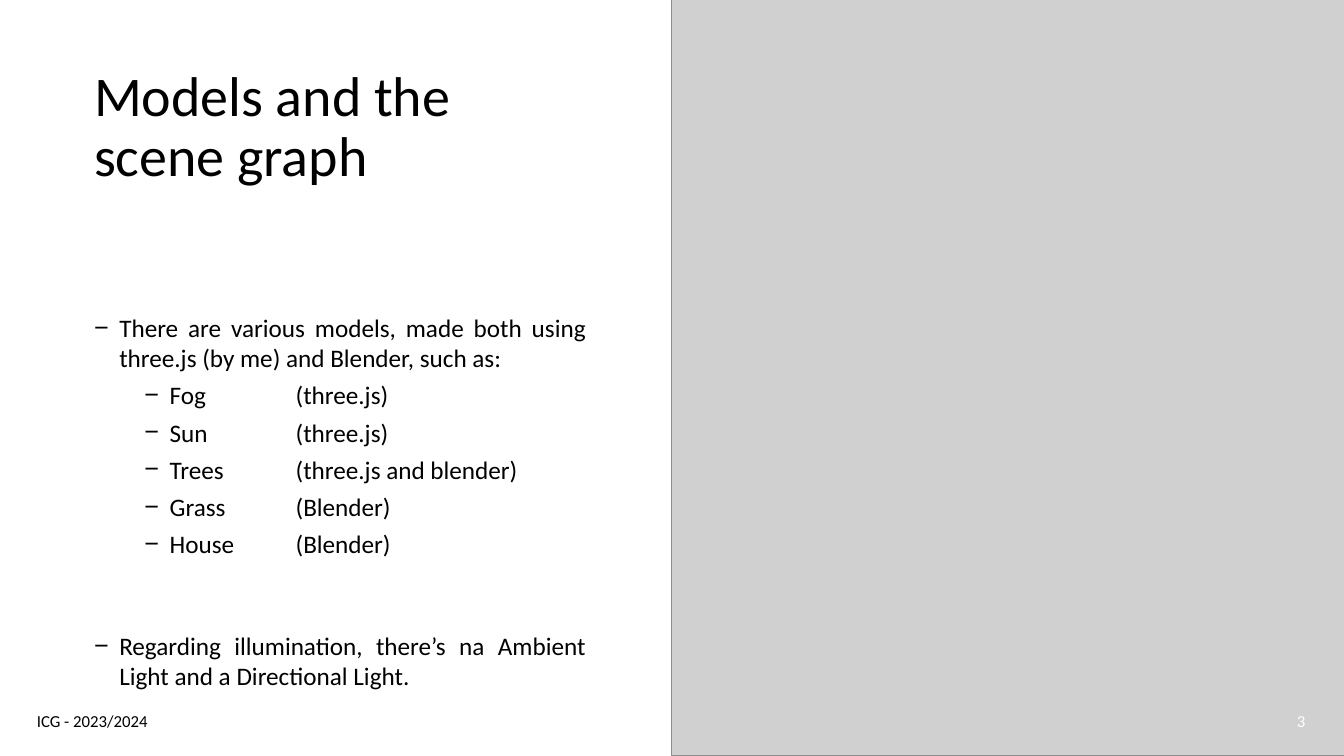
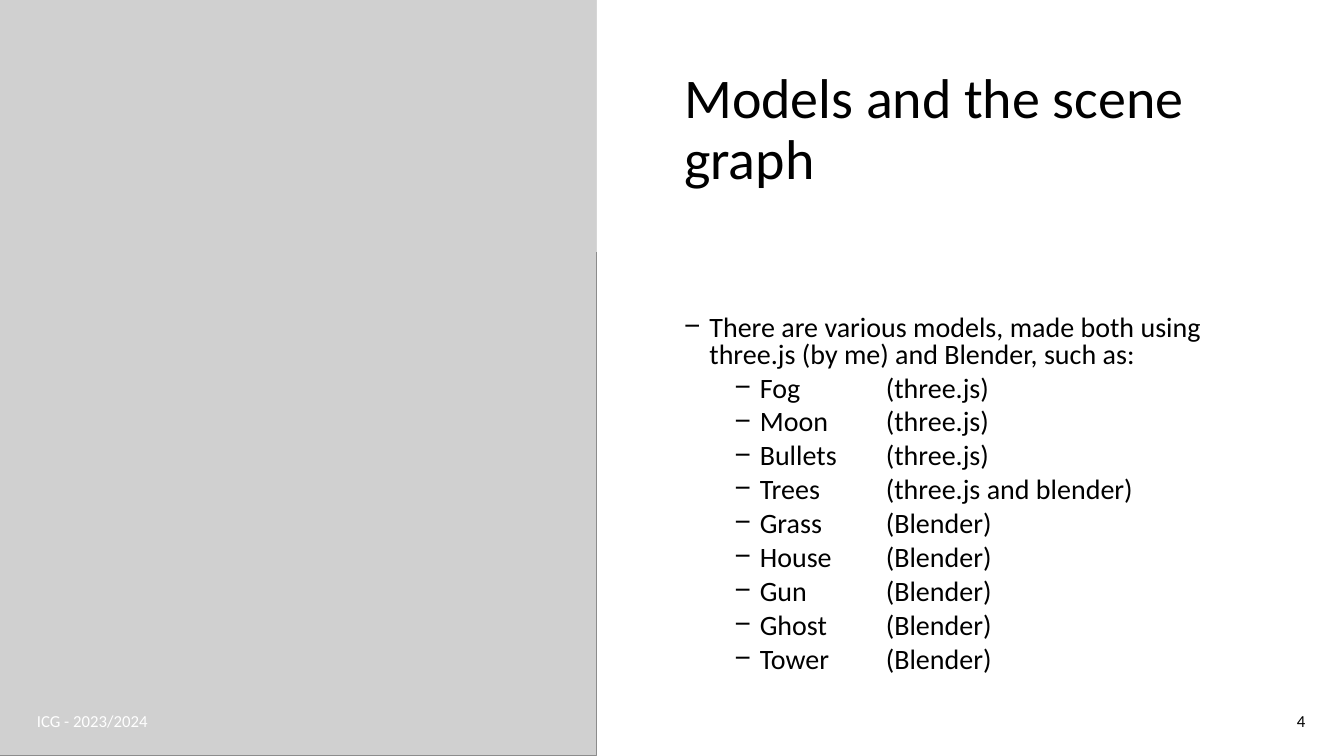
Before and after one commit to joaogasparp/joaogasparp.github.io, a slide deck: slide 4 of docs/icg_final.pptx (slide 3 before the commit). Drawn at 1344x756 pixels with LibreOffice and Linux fonts; fonts in the diff are those of the drawing; grey boxes stand for pictures. Boxes give left, top, right and bottom in pixels: in the first picture for what was removed or moved away, otherwise in the second. Text is boxed around its words. In the diff, an @@ line names an element or a change of style, - is before the commit and + after.

```diff
--- a/docs/icg_final.pptx
+++ b/docs/icg_final.pptx
@@ picture resized from (x1=673, y1=0, x2=1344, y2=756) to (x1=0, y1=0, x2=597, y2=756) @@
@@ rectangle resized from (x1=0, y1=0, x2=940, y2=252) to (x1=597, y1=0, x2=1344, y2=252) @@
@@ rectangle at (x1=597, y1=0, x2=1344, y2=252): shadow changed @@
@@ title "Models and the scene graph" rewrapped from (x1=94, y1=77, x2=450, y2=186) to (x1=684, y1=79, x2=1183, y2=189) @@
@@ text "There are various models, made ..." moved from (x1=119, y1=319, x2=586, y2=690) to (x1=709, y1=317, x2=1201, y2=673) @@
@@ text at (x1=709, y1=317, x2=1201, y2=571): size 18 to 20 pt in "There are various models, made both using ...", "Fog (three.js)", "Trees (three.js and blender)", "Grass (Blender)" and 1 more places; alignment justified to left; line spacing 1 to 0.8 @@
@@ text at (x1=760, y1=410, x2=989, y2=470): text changed; size 18 to 20 pt @@
-  − Sun (three.js)
+  − Moon (three.js)
+  − Bullets (three.js)
@@ text at (x1=760, y1=580, x2=992, y2=673): text changed; size 18 to 20 pt @@
-− Regarding illumination, there’s na Ambient Light and a Directional Light.
+  − Gun (Blender)
+  − Ghost (Blender)
+  − Tower (Blender)
@@ text "ICG - 2023/2024" at (x1=37, y1=716, x2=148, y2=727): text colour #000000 to #FFFFFF @@
@@ page number at (x1=1297, y1=716, x2=1305, y2=727): text changed; text colour #FFFFFF to #000000 @@
-3
+4
```
Also in this commit, not shown: 7 other slides changed, 1 slide added, 1 other file.
